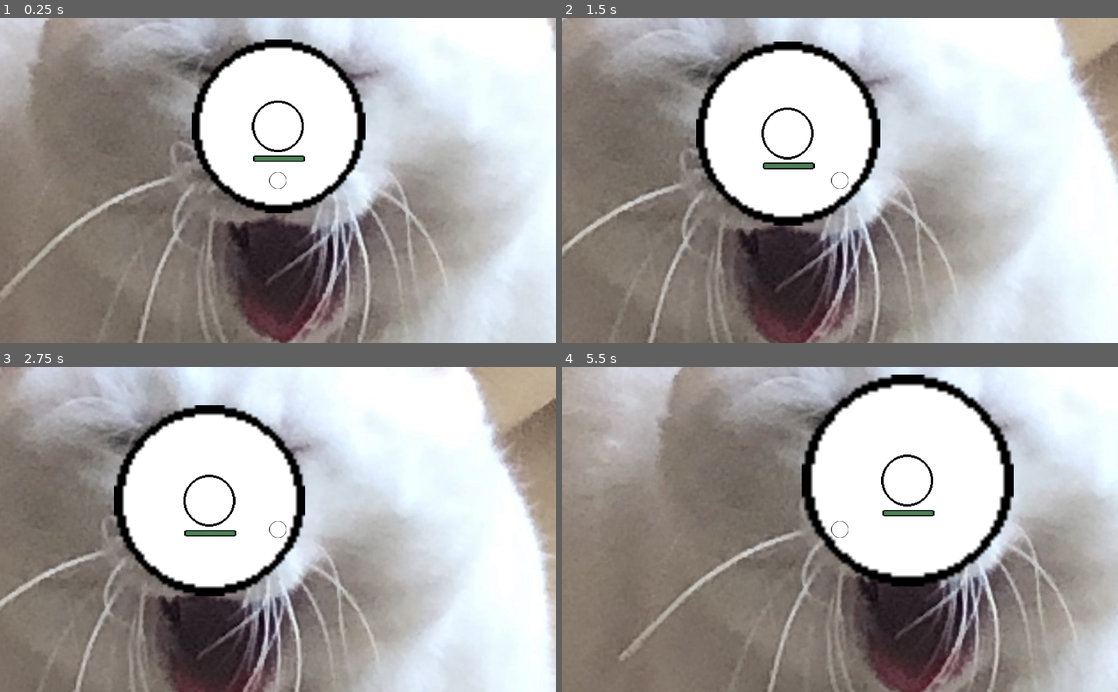
Above: before the commit, frames 1-4 (two rows, left to right).
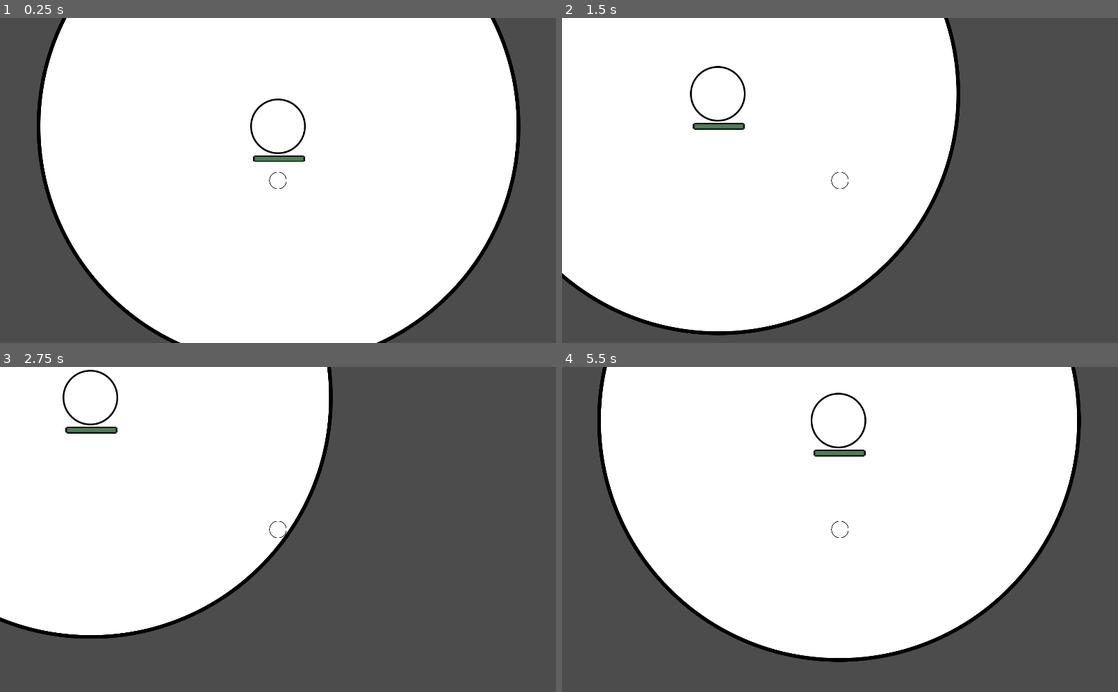
Above: after the commit, the same moments.

Repository: Gics444/tm-labs
Game: Godot game, scene res://Main_Scene_(World)/World.tscn
The game is run twice, just before and just after one commit, with the same random seed, the same clock (stepped at 60 frames per second) and the same inputs.
Inputs:
- Up to frame 1 (0.25 s): no input
- Up to frame 2 (1.5 s): hold D (right) 0.53-1.28 s; hold S (down) from 1.28 s (still down)
- Up to frame 3 (2.75 s): release S (down) at 2.03 s; hold D (right) from 2.03 s (still down)
- Up to frame 4 (5.5 s): release D (right) at 2.78 s; hold W (up) 2.78-3.53 s; hold A (left) 3.53-5.03 s; hold S (down) from 5.03 s (still down)

The runs differ from the first frame. In frame 1, 84% of the frame differs, in the area x 0-100%, y 0-100%; in frame 2, 86%; in frame 3, 85%; in frame 4, 82%.

Commit message:
- added better textures; - fixed spawns;

Diff:
--- a/Lab3/Godot stuff/Main_Scene_(World)/ExpandingBack.gd
+++ b/Lab3/Godot stuff/Main_Scene_(World)/ExpandingBack.gd
@@ -1,4 +1,6 @@
 extends Node2D
 
 func _on_ExpansionTimer_timeout():
-	$".".scale += Vector2(0.1,0.1)
+	$".".scale += Vector2(2,2)
+	var world = get_parent()
+	world.spawn_count += + 0.5
--- a/Lab3/Godot stuff/Main_Scene_(World)/ExpandingBack.tscn
+++ b/Lab3/Godot stuff/Main_Scene_(World)/ExpandingBack.tscn
@@ -1,6 +1,6 @@
 [gd_scene load_steps=4 format=2]
 
-[ext_resource path="res://Objects/Structures/The_Core/The_Core.png" type="Texture" id=1]
+[ext_resource path="res://Main_Scene_(World)/ExpandingBack.png" type="Texture" id=1]
 [ext_resource path="res://Main_Scene_(World)/ExpandingBack.gd" type="Script" id=2]
 
 [sub_resource type="Curve2D" id=1]
@@ -12,24 +12,26 @@
 script = ExtResource( 2 )
 
 [node name="StaticBody2D" type="StaticBody2D" parent="."]
+scale = Vector2( 3, 3 )
 
 [node name="Sprite" type="Sprite" parent="StaticBody2D"]
+scale = Vector2( 0.029, 0.029 )
 texture = ExtResource( 1 )
 
 [node name="CollisionPolygon2D" type="CollisionPolygon2D" parent="StaticBody2D"]
-polygon = PoolVector2Array( 0, -32, 5, -32, 14, -29, 22, -23 …(123 unchanged characters)…  -23, -14, -29, -5, -32, -2, -32, 0, -29, -5, -29, -13, -26, -20, -21, -25, -15, -29, -5, -29, 4, -27, 11, -22, 18, -15, 25, -5, 29, 5, 29, 10, 27, 17, 23, 24, 15, 28, 4, 28, -5, 26, -13, 20, -21, 12, -26, 4, -29, 0, -29 )
+polygon = PoolVector2Array( 0, -32, 5, -32, 14, -29, 22, -23 …(123 unchanged characters)…  -23, -14, -29, -5, -32, -2, -32, 0, -29.3333, -5, -29, -13, -26.3333, -17.3333, -23.6667, -20.3333, -21, -23, -18, -25, -15, -27.6667, -10, -29, -5, -29.3333, 0, -29, 4, -28, 8.33333, -27, 11.3333, -25, 15.3333, -22.6667, 18.6667, -19.6667, 22, -15.3333, 25, -10.3333, 27.6667, -5, 29, 1, 29.3333, 5, 29, 10, 27.6667, 13.6667, 26, 17.3333, 23.6667, 21, 20.3333, 24, 16.6667, 26.3333, 13.3333, 27.6667, 9, 28.6667, 5.33333, 29.3333, 2.33333, 29.3333, -1.33333, 28.6667, -5.33333, 28, -8.33333, 27.3333, -10.6667, 26.3333, -13, 23.6667, -17.6667, 20.3333, -21, 16.3333, -24.6667, 12, -27, 8.33333, -28.3333, 4, -29, 0, -29.3333 )
 
 [node name="ExpansionTimer" type="Timer" parent="."]
-wait_time = 0.5
+wait_time = 20.0
 autostart = true
 
 [node name="Path2D" type="Path2D" parent="."]
-position = Vector2( -1.94595, 3.12222 )
-scale = Vector2( 0.891892, 0.95 )
+position = Vector2( -7, 12.122 )
+scale = Vector2( 3, 3 )
 curve = SubResource( 1 )
 
 [node name="PathFollow2D" type="PathFollow2D" parent="Path2D"]
 position = Vector2( -14.6364, -18.6667 )
-rotation = -0.433169
+rotation = -0.433165
 
 [connection signal="timeout" from="ExpansionTimer" to="." method="_on_ExpansionTimer_timeout"]
--- a/Lab3/Godot stuff/Main_Scene_(World)/World.gd
+++ b/Lab3/Godot stuff/Main_Scene_(World)/World.gd
@@ -1,4 +1,5 @@
 extends Node2D
+var spawn_count = 1
 
 func _ready():
 	randomize()
@@ -6,11 +7,11 @@
 var pest_nest = preload("res://Objects/Structures/Pest_Deepnest/Pest_Deepnest.tscn")
 
 func _on_SpawnTimer_timeout():
+	for i in int(spawn_count):
+		var nest = pest_nest.instance()
+		add_child(nest)
 
-	var nest = pest_nest.instance()
-	add_child(nest)
+		var spawn_loc = $ExpandingBack/Path2D/PathFollow2D
+		spawn_loc.offset = randi()
 
-	var spawn_loc = $ExpandingBack/Path2D/PathFollow2D
-	spawn_loc.offset = randi()
-
-	nest.position = spawn_loc.global_position
+		nest.position = spawn_loc.global_position
--- a/Lab3/Godot stuff/Main_Scene_(World)/World.tscn
+++ b/Lab3/Godot stuff/Main_Scene_(World)/World.tscn
@@ -14,6 +14,7 @@
 current = true
 
 [node name="Sprite" type="Sprite" parent="."]
+visible = false
 position = Vector2( 82, 1027 )
 texture = ExtResource( 3 )
 
@@ -26,7 +27,7 @@
 [node name="The_Core" parent="." instance=ExtResource( 2 )]
 
 [node name="SpawnTimer" type="Timer" parent="."]
-wait_time = 10.0
+wait_time = 20.0
 autostart = true
 
 [connection signal="timeout" from="SpawnTimer" to="." method="_on_SpawnTimer_timeout"]
--- a/Lab3/Godot stuff/Objects/Base_Object/Base_Entity.tscn
+++ b/Lab3/Godot stuff/Objects/Base_Object/Base_Entity.tscn
@@ -3,7 +3,7 @@
 [ext_resource path="res://Objects/Base_Object/Healthbar_full.png" type="Texture" id=1]
 [ext_resource path="res://Objects/Base_Object/Healthbar_empty.png" type="Texture" id=2]
 
-[node name="KinematicBody2D" type="KinematicBody2D"]
+[node name="KinematicBody2D" type="KinematicBody2D" groups=["Ally"]]
 
 [node name="CollisionShape2D" type="CollisionShape2D" parent="."]
 
--- a/Lab3/Godot stuff/Objects/Entities/Circle_(Player)/Circle_(Player).tscn
+++ b/Lab3/Godot stuff/Objects/Entities/Circle_(Player)/Circle_(Player).tscn
@@ -1,7 +1,7 @@
 [gd_scene load_steps=4 format=2]
 
 [ext_resource path="res://Objects/Entities/Circle_(Player)/Circle_(Player).gd" type="Script" id=1]
-[ext_resource path="res://Objects/Entities/Circle_(Player)/Circle_(Player).png" type="Texture" id=2]
+[ext_resource path="res://Objects/Structures/The_Core/The_Core.png" type="Texture" id=2]
 
 [sub_resource type="CircleShape2D" id=1]
 radius = 16.0
@@ -14,6 +14,7 @@
 shape = SubResource( 1 )
 
 [node name="Sprite" type="Sprite" parent="."]
+scale = Vector2( 0.25, 0.25 )
 texture = ExtResource( 2 )
 
 [node name="RemoteTransform2D" type="RemoteTransform2D" parent="."]
--- a/Lab3/Godot stuff/Objects/Entities/Pest/Pest.tscn
+++ b/Lab3/Godot stuff/Objects/Entities/Pest/Pest.tscn
@@ -1,6 +1,6 @@
 [gd_scene load_steps=6 format=2]
 
-[ext_resource path="res://Objects/Base_Object/Healthbar_full.png" type="Texture" id=1]
+[ext_resource path="res://Objects/Base_Object/Healthbar_full_enemy.png" type="Texture" id=1]
 [ext_resource path="res://Objects/Base_Object/Healthbar_empty.png" type="Texture" id=2]
 [ext_resource path="res://Objects/Entities/Pest/Pest.png" type="Texture" id=3]
 [ext_resource path="res://Objects/Entities/Pest/Pest.gd" type="Script" id=4]
--- a/Lab3/Godot stuff/Objects/Structures/Pest_Deepnest/Pest_Deepnest.tscn
+++ b/Lab3/Godot stuff/Objects/Structures/Pest_Deepnest/Pest_Deepnest.tscn
@@ -15,9 +15,11 @@
 shape = SubResource( 1 )
 
 [node name="Sprite" type="Sprite" parent="."]
+scale = Vector2( 0.25, 0.25 )
 script = ExtResource( 3 )
 
 [node name="Timer" type="Timer" parent="."]
+wait_time = 3.0
 autostart = true
 
 [node name="NoBuildingRadius" type="Area2D" parent="."]
--- a/Lab3/Godot stuff/Objects/Structures/The_Core/The_Core.tscn
+++ b/Lab3/Godot stuff/Objects/Structures/The_Core/The_Core.tscn
@@ -24,7 +24,7 @@
 shape = SubResource( 2 )
 
 [node name="Sprite" type="Sprite" parent="."]
-scale = Vector2( 1.5, 1.5 )
+scale = Vector2( 0.8, 0.8 )
 texture = ExtResource( 3 )
 
 [node name="TextureProgress" type="TextureProgress" parent="."]
Binary file added: Lab3/Godot stuff/Main_Scene_(World)/ExpandingBack.png
Not shown, changed: Lab3/Godot stuff/Main_Scene_(World)/ExpandingBack.png.import
Binary file added: Lab3/Godot stuff/Objects/Base_Object/Healthbar_full_enemy.png
Not shown, added: Lab3/Godot stuff/Objects/Base_Object/Healthbar_full_enemy.png.import
Binary file removed: Lab3/Godot stuff/Objects/Entities/Circle_(Player)/Circle_(Player).png
Binary file changed: Lab3/Godot stuff/Objects/Structures/Pest_Deepnest/Pest_Deepnest_1.png
Binary file changed: Lab3/Godot stuff/Objects/Structures/Pest_Deepnest/Pest_Deepnest_2.png
Binary file changed: Lab3/Godot stuff/Objects/Structures/Pest_Deepnest/Pest_Deepnest_3.png
Binary file changed: Lab3/Godot stuff/Objects/Structures/The_Core/The_Core.png
